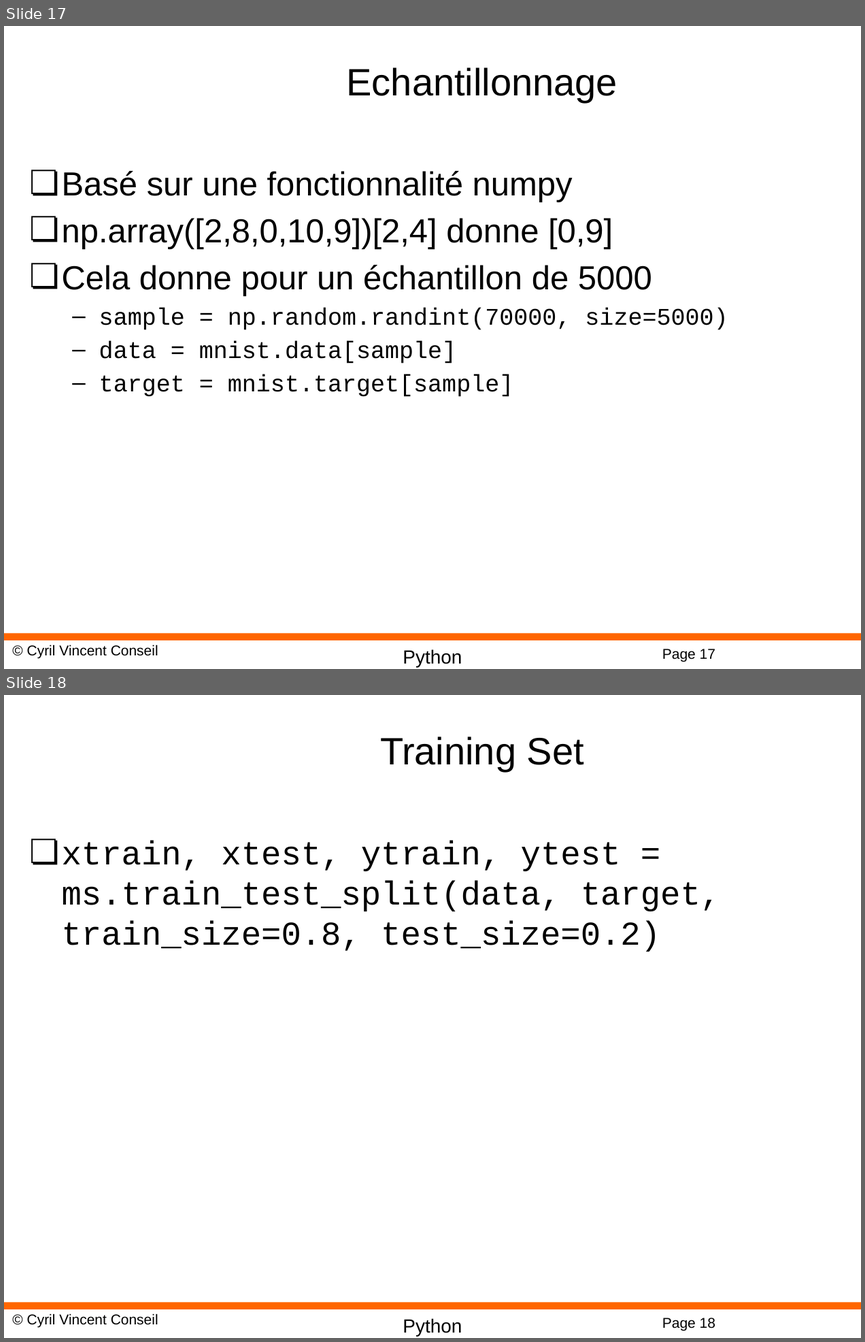
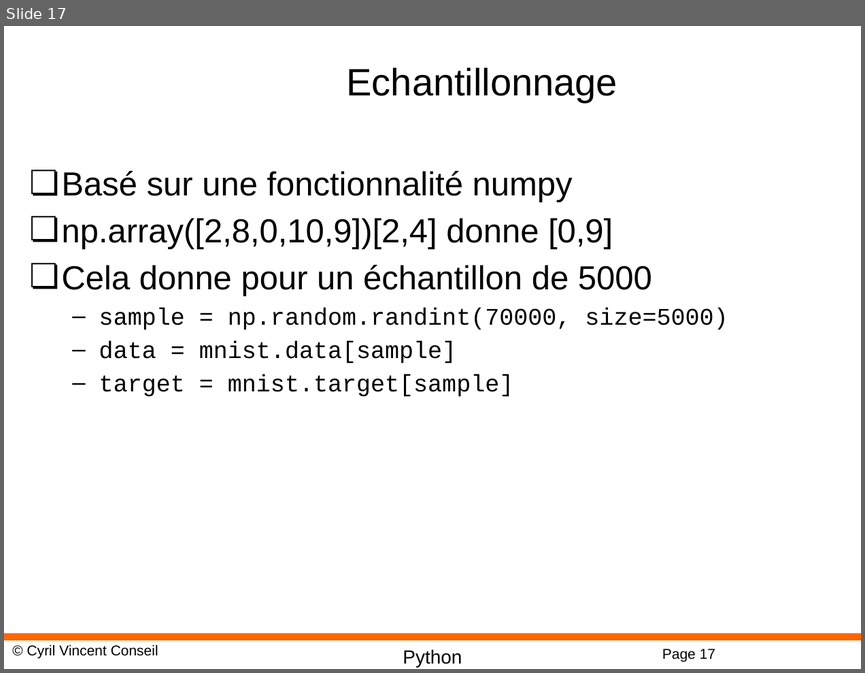
Before and after one commit to cyrilvincent/ML, a slide deck: PPT/MachineLearning13-ScikitLearn.pptx. Shown one above the other, each under a label of ours: slides 17 and 18 before the commit, slide 17 after it. The pictures are 865x1342 and 865x673 pixels, drawn with LibreOffice and Linux fonts; fonts in the diff are those of the drawing; background and template pictures are left out. Boxes give left, top, right and bottom in pixels: in the first picture for what was removed or moved away, otherwise in the second. Text is boxed around its words. In the diff, an @@ line names an element or a change of style, - is before the commit and + after.

```diff
--- a/PPT/MachineLearning13-ScikitLearn.pptx
+++ b/PPT/MachineLearning13-ScikitLearn.pptx
@@ slide 18 removed at bbox=[4, 695, 861, 1338], background #FFFFFF; not listed: 4 template elements that a slide beside it also shows @@
@@ title removed at bbox=[380, 736, 584, 772] @@
-Training Set
@@ text removed at bbox=[62, 841, 721, 952] @@
-❏ xtrain, xtest, ytrain, ytest = ms.train_test_split(data, target, train_size=0.8, test_size=0.2)
```
Also in this commit, not shown: 1 other slide removed, 2 other files.
